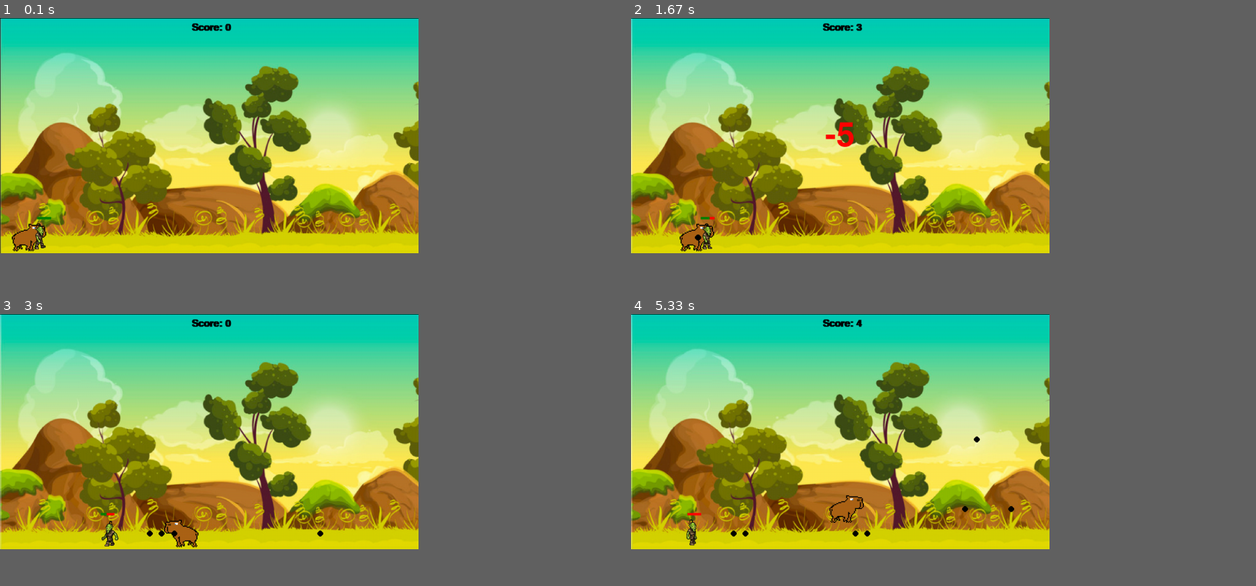
Above: before the commit, frames 1-4 (two rows, left to right).
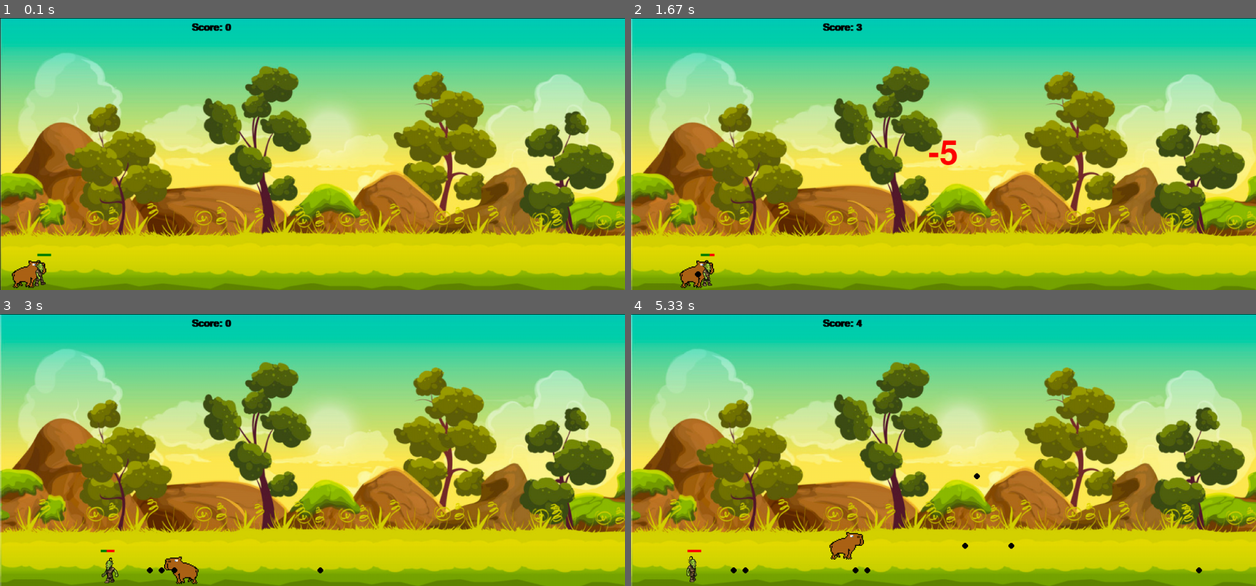
Above: after the commit, the same moments.

Repository: bambokianr/capygame
Game: pygame game, started from main.py
Two runs of this game, one before a commit and one after it. Both use one fixed random seed, a clock stepped at 60 frames per second and the inputs below.
Inputs:
- Up to frame 1 (0.1 s): no input
- Up to frame 2 (1.67 s): hold Space 0.33-0.8 s; hold Right 0.33-0.8 s; hold Right 0.83-1.3 s; tap Space at 0.9, 1.2 s
- Up to frame 3 (3 s): hold Right 1.67-2.13 s; tap Space at 1.73, 2.03, 2.23, 2.53, 2.8 s; hold Left 2.17-2.7 s; hold Left from 2.73 s (still down)
- Up to frame 4 (5.33 s): tap Space at 3.1, 3.23, 3.63, 3.93, 4.3, 4.6, 4.8, 5.1, 5.3 s; release Left at 3.13 s; hold Up 3.17-3.53 s; hold Right 3.57-4.2 s; hold Left 4.23-4.7 s; hold Right 4.73-5.2 s; hold Up from 5.23 s (still down)
In our replay, the window is 602x339 before the commit and 899x392 after it. These sizes can differ from the game's own. Grey fills any space a smaller window leaves; there, only what the larger window draws over its background counts as a difference.

The runs differ from the first frame. In frame 1, 37% of the frame differs, in the area x 0-100%, y 0-100%; in frame 2, 38%; in frame 3, 38%; in frame 4, 38%.

Commit message:
Adicionando comentarios por todo o codigo

Diff:
--- a/capySprites_v.py
+++ b/capySprites_v.py
@@ -7,10 +7,10 @@
 win = pygame.display.set_mode((screenWidth, screenHeight))
 pygame.display.set_caption("Sprites Capy")
 
-walkRight = [pygame.image.load('resources/img/capy64pxr1.png'), pygame.image.load('resources/img/capy64pxr2.png')]
-walkLeft = [pygame.image.load('resources/img/capy64pxl1.png'), pygame.image.load('resources/img/capy64pxl2.png')]
-
-bg = pygame.image.load('resources/img/background.png')
+#walkRight = [pygame.image.load('resources/img/capy64pxr1.png'), pygame.image.load('resources/img/capy64pxr2.png')]
+#walkLeft = [pygame.image.load('resources/img/capy64pxl1.png'), pygame.image.load('resources/img/capy64pxl2.png')]
+
+#bg = pygame.image.load('resources/img/background.png')
 
 clock = pygame.time.Clock()
 menu = True
--- a/enemies.py
+++ b/enemies.py
@@ -8,15 +8,16 @@
         self.width = width
         self.height = height
         self.end = end
-        self.path = [self.x, self.end]
-        self.walkCount = 0
+        self.path = [self.x, self.end] #caminho pre-determinado para o inimigo percorrer
+        self.walkCount = 0 #variavel para auxiliar na dinamica do movimento lateral
         self.vel = 3
-        self.hitbox = (self.x + 20, self.y, 28, 60)
-        self.health = 10 - 1
-        self.visible = True
+        self.hitbox = (self.x + 20, self.y, 28, 60) #abstracao do inimigo para um retangulo
+        self.health = 10 - 1 #vida do inimigo
+        self.visible = True #indica se o inimigo esta vivo ou nao
     def draw(self, win):
         self.move()
 
+        #Verifica se esta vivo
         if self.visible:
             if self.walkCount + 1 >= 33:
                 self.walkCount = 0
@@ -30,8 +31,10 @@
             self.hitbox = (self.x + 20, self.y, 28, 60)
             #pygame.draw.rect(win, (255, 0, 0), self.hitbox, 2)
 
+            #Desenha a barra de vida, que eh um retangulo verde que diminui por cima de um retangulo vermelho fixo
             pygame.draw.rect(win, (255, 0, 0), (self.hitbox[0], self.hitbox[1] - 10, self.hitbox[2], 5))
             pygame.draw.rect(win, (0, 128, 0), (self.hitbox[0], self.hitbox[1] - 10, self.hitbox[2] - ((self.hitbox[2]/9) * (9 - self.health)), 5))
+    #Implementa o movimento do inimigo dentro do caminho definido
     def move(self):
         if self.vel > 0:
             if self.x + self.vel < self.path[1]:
@@ -46,6 +49,7 @@
             else:
                 self.vel *= (-1)
                 self.walkCount = 0
+    #Metodo que retira a vida do inimigo ou mata ele, caso a vida seja zero
     def hit(self, win, screenWidth, screenHeight):
         if self.health > 0:
             self.health -= 1
--- a/main.py
+++ b/main.py
@@ -1,87 +1,93 @@
-import pygame  # importa a bibilioteca pygame
+import pygame  #importa a bibilioteca pygame
 import players
 import enemies
 import sprites
 
-pygame.init()  # inicia apropriadamente o pygame
-screenWidth = 852
-screenHeight = 480
+pygame.init()  #inicia apropriadamente o pygame
+screenWidth = 1272
+screenHeight = 555
 win = pygame.display.set_mode((screenWidth, screenHeight)) #cria uma janela com determinadas dimensões
 pygame.display.set_caption("First Game") #fornece um titulo para a janela
 
-bulletSound = pygame.mixer.Sound('sounds/bullet.wav')
-hitSound = pygame.mixer.Sound('sounds/hit.wav')
+bulletSound = pygame.mixer.Sound('sounds/bullet.wav') #efeito sonoro do projetil
+hitSound = pygame.mixer.Sound('sounds/hit.wav') #efeito sonoro do projetil batendo
+music = pygame.mixer.music.load('sounds/music.mp3') #musica de fundo
+pygame.mixer.music.play(-1) #roda a musica de fundo
 
-music = pygame.mixer.music.load('sounds/music.mp3')
-pygame.mixer.music.play(-1)
+clock = pygame.time.Clock() #seta uma variavel para ajustar o clock do game
 
-clock = pygame.time.Clock()
-
+#Funcao para atuazilzar todas as classes na tela
 def redrawGameWindow():
-    win.blit(sprites.bg, (0, 0))
-    text = font.render('Score: ' + str(man.score), 1, (0, 0, 0))
-    win.blit(text, (390, 10))
-    man.draw(win)
-    goblin.draw(win)
+    win.blit(sprites.bg, (0, 0)) #posicao do background na tela
+    text = font.render('Score: ' + str(man.score), 1, (0, 0, 0)) #mostra o score na tela
+    win.blit(text, (390, 10)) #posicao do score na tela
+    man.draw(win) #atualiza o player na tela
+    goblin.draw(win) #atualiza o inimigo na tela
     for bullet in bullets:
-        bullet.draw(win)
+        bullet.draw(win) #atualiza os projeteis na tela
     pygame.display.update()  #atualiza a janela
 
-#main loop
-font = pygame.font.SysFont('comicsans', 30, True)
-man = players.player(20, 480-64, 64, 64)
-goblin = enemies.enemy(50, 480-64, 64, 64, 200)
-shootLoop = 0
-bullets = []
+font = pygame.font.SysFont('comicsans', 30, True) #escolha a fonte de texto
+man = players.player(20, screenHeight-64, 64, 64) #inicia o objeto player
+goblin = enemies.enemy(50, screenHeight-64, 64, 64, 200) #inicia o objeto inimigo
+shootLoop = 0 #coloca um delay entre o disparo de dois projeteis
+bullets = [] #vetor que ira armazenas os projeteis
 run = True
 
-while run: #verifica constantemente mudanças de entrada e atualiza a janela
+#Main loop
+while run:
     clock.tick(27) #FPS
 
+    #Verifica se o inimigo esta vivo ou nao
     if goblin.visible:
+        #Implementa a colisao entre o player e o inimigo
         if man.hitbox[1] < goblin.hitbox[1] + goblin.hitbox[3] and man.hitbox[1] + man.hitbox[3] > goblin.hitbox[1]:
             if man.hitbox[0] < goblin.hitbox[0] + goblin.hitbox[2] and man.hitbox[0] + man.hitbox[2] > goblin.hitbox[0]:
                 man.hit(win, screenWidth, screenHeight)
                 man.score -= 5
 
+    #Se um projetil tiver sido disparado, incrementa a cada main loop; quando chega a 3, pode realizar novo disparo
     if shootLoop > 0:
         shootLoop += 1
     if shootLoop > 3:
         shootLoop = 0
 
+    #Verifica se o usuario fecha o game
     for event in pygame.event.get():
         if event.type == pygame.QUIT:
             run = False
 
+    #Implementa a colisao dos projeteis com o inimigo
     for bullet in bullets:
         if goblin.visible:
             if bullet.y - bullet.radius < goblin.hitbox[1] + goblin.hitbox[3] and bullet.y + bullet.radius > goblin.hitbox[1]:
                 if bullet.x - bullet.radius < goblin.hitbox[0] + goblin.hitbox[2] and bullet.x + bullet.radius > goblin.hitbox[0]:
-                    goblin.hit(win, screenWidth, screenHeight)
+                    goblin.hit(win, screenWidth, screenHeight) #retira vida ou mata o inimigo
                     hitSound.play()
                     man.score += 1
-                    bullets.pop(bullets.index(bullet))
+                    bullets.pop(bullets.index(bullet)) #retira o projetil que colidiu da tela
+        #Verifica se o projetil saiu da tela
         if bullet.x < screenWidth and bullet.x > 0:
             bullet.x += bullet.vel
         else:
             bullets.pop(bullets.index(bullet))
 
     keys = pygame.key.get_pressed() #verifica por teclas pressionadas
-    if keys[pygame.K_SPACE] and shootLoop == 0:
+    if keys[pygame.K_SPACE] and shootLoop == 0: #tecla espaço para disparar o projetil
         bulletSound.play()
         if man.left:
             facing = -1
         else:
             facing = 1
-        if len(bullets) < 25:
+        if len(bullets) < 25: #numero maximo de projeteis que podem aparecer na tela
             bullets.append(players.projectile(round(man.x + (man.width//2)), round(man.y + (man.height//2)), 6, (0, 0, 0), facing))
         shootLoop = 1
-    if keys[pygame.K_LEFT] and man.x > man.vel:
+    if keys[pygame.K_LEFT] and man.x > man.vel: #seta para esquerda
         man.x -= man.vel
         man.left = True
         man.right = False
         man.standing = False
-    elif keys[pygame.K_RIGHT] and man.x < (screenWidth - man.width - man.vel):
+    elif keys[pygame.K_RIGHT] and man.x < (screenWidth - man.width - man.vel): #seta para direita
         man.x += man.vel
         man.left = False
         man.right = True
@@ -90,17 +96,18 @@
         man.standing = True
         man.walkCount = 0
     if not (man.isJump): #se o objeto esta pulando, nao pode pular e nem mover para cima nem para baixo ate acabar o pulo
-        if keys[pygame.K_UP]:
+        if keys[pygame.K_UP]: #seta para cima para pular
             man.isJump = True
             man.left = False
             man.right = False
             man.walkCount = 0
-    else: #implementa o mecanismo do pulo
+    #Implementa o mecanismo do pulo
+    else:
         if man.jumpCount >= -10:
             neg = 1
             if man.jumpCount < 0:
                 neg = -1
-            man.y -= (man.jumpCount ** 2) * 0.5 * neg
+            man.y -= (man.jumpCount ** 2) * 0.5 * neg #funciona como a gravidade
             man.jumpCount -= 1
         else:
             man.isJump = False
@@ -108,4 +115,4 @@
 
     redrawGameWindow()
 
-pygame.quit
+pygame.quit #finaliza o jogo
--- a/players.py
+++ b/players.py
@@ -9,17 +9,18 @@
         self.height = height
         self.vel = 5
         self.isJump = False
-        self.jumpCount = 10
+        self.jumpCount = 10 #varial para auxiliar a dinamica do pulo
         self.left = False
         self.right = False
-        self.walkCount = 0
-        self.standing = True
-        self.hitbox = (self.x + 20, self.y + 15, 28, 45)
-        self.score = 0
+        self.walkCount = 0 #variavel para auxiliar na dinamica do movimento lateral
+        self.standing = True #verifica se o player nao esta andando nem pulando
+        self.hitbox = (self.x + 20, self.y + 15, 28, 45) #abstracao do player para um retangulo
+        self.score = 0 #pontuacao do player
     def draw(self, win):
         if (self.walkCount + 1) >= 6:
             self.walkCount = 0
 
+        #Se nao esta parado, implementa a dinamica do movimento pros lados
         if not (self.standing):
             if self.left:
                 win.blit(sprites.walkLeftP[self.walkCount // 3], (self.x, self.y))
@@ -27,6 +28,7 @@
             elif self.right:
                 win.blit(sprites.walkRightP[self.walkCount // 3], (self.x, self.y))
                 self.walkCount += 1
+        #Se esta parado, mostra apenas um sprite
         else:
             if self.left:
                 win.blit(sprites.walkLeftP[0], (self.x, self.y))
@@ -37,16 +39,18 @@
         self.hitbox = (self.x + 20, self.y + 15, 28, 45)
         #pygame.draw.rect(win, (255, 0, 0), self.hitbox, 2)
     def hit(self, win, screenWidth, screenHeight):
+        #Onde o player vai renascer
         self.isJump = False
         self.jumpCount = 10
         self.x = 400
-        self.y = 480-64
+        self.y = screenHeight-64
+        #Mostra na tela que perdeu score
         font1 = pygame.font.SysFont('comicsans', 100)
         text = font1.render('-5', 1, (255, 0, 0))
         win.blit(text, (screenWidth/2 - text.get_width()/2, screenHeight/2 - text.get_height()/2))
         pygame.display.update()
-        i = 0
-        while i < 100:
+        #Acrescenta um delay quando o player morre
+        for i in range(0, 100):
             pygame.time.delay(10)
             i += 1
             for event in pygame.event.get():
@@ -60,7 +64,7 @@
         self.y = y
         self.radius = radius
         self.color = color
-        self.facing = facing
+        self.facing = facing #verifica se esta indo para esquerda ou direita
         self.vel = 8 * facing
     def draw(self, win):
-        pygame.draw.circle(win, self.color, (self.x, self.y), self.radius)
+        pygame.draw.circle(win, self.color, (self.x, self.y), self.radius) #o projetil eh um circulo preenchido
--- a/sprites.py
+++ b/sprites.py
@@ -1,10 +1,13 @@
 import pygame
 
+#Importa os sprites do player
 walkLeftP = [pygame.image.load('sprites/capivara1left.png'), pygame.image.load('sprites/capivara2left.png')]
 walkRightP = [pygame.image.load('sprites/capivara1right.png'), pygame.image.load('sprites/capivara2right.png')]
+#Redimensiona os sprites do player
 walkLeftP = [pygame.transform.scale(walkLeftP[0], (78, 64)), pygame.transform.scale(walkLeftP[1], (78, 64))]
 walkRightP = [pygame.transform.scale(walkRightP[0], (78, 64)), pygame.transform.scale(walkRightP[1], (78, 64))]
 
+#Importa os sprites do inimigo
 walkLeftE = [pygame.image.load('sprites/L1E.png'), pygame.image.load('sprites/L2E.png'), pygame.image.load('sprites/L3E.png'),
              pygame.image.load('sprites/L4E.png'), pygame.image.load('sprites/L5E.png'), pygame.image.load('sprites/L6E.png'),
              pygame.image.load('sprites/L7E.png'), pygame.image.load('sprites/L8E.png'), pygame.image.load('sprites/L9E.png'),
@@ -14,4 +17,5 @@
               pygame.image.load('sprites/R7E.png'), pygame.image.load('sprites/R8E.png'), pygame.image.load('sprites/R9E.png'),
               pygame.image.load('sprites/R10E.png'), pygame.image.load('sprites/R11E.png')]
 
+#Importa o sprite do background
 bg = pygame.image.load('sprites/background.png')
Not shown, removed: .gitignore
Not shown, removed: sprites/.gitignore
